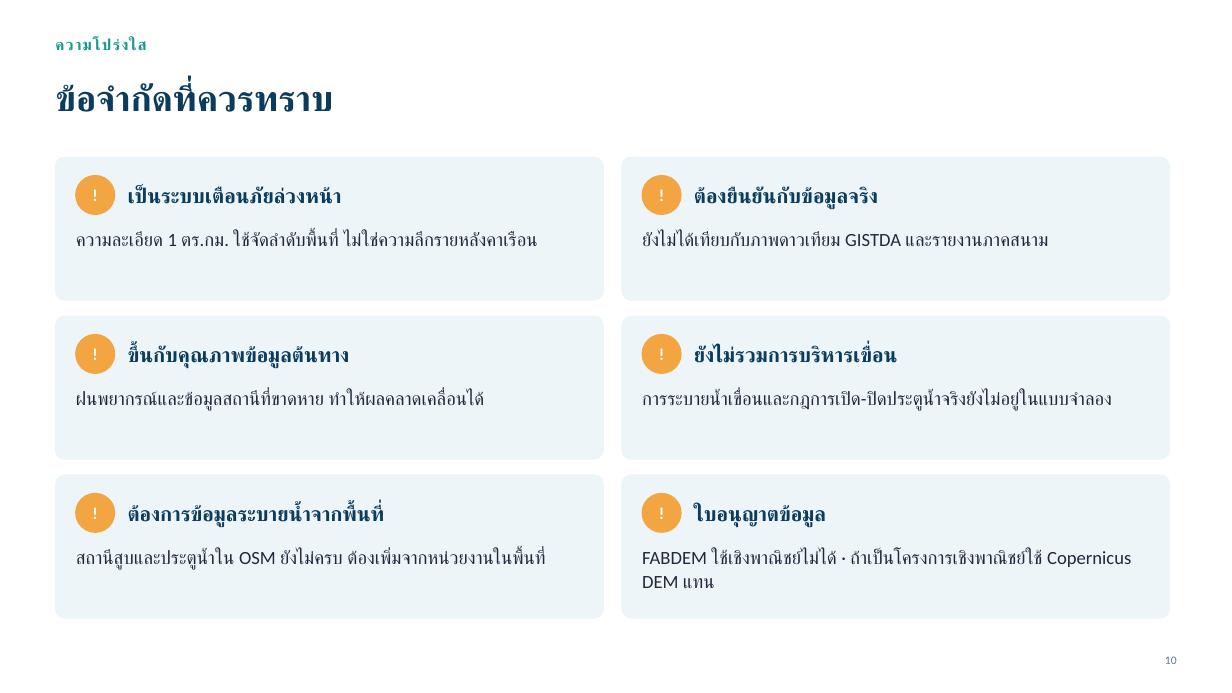
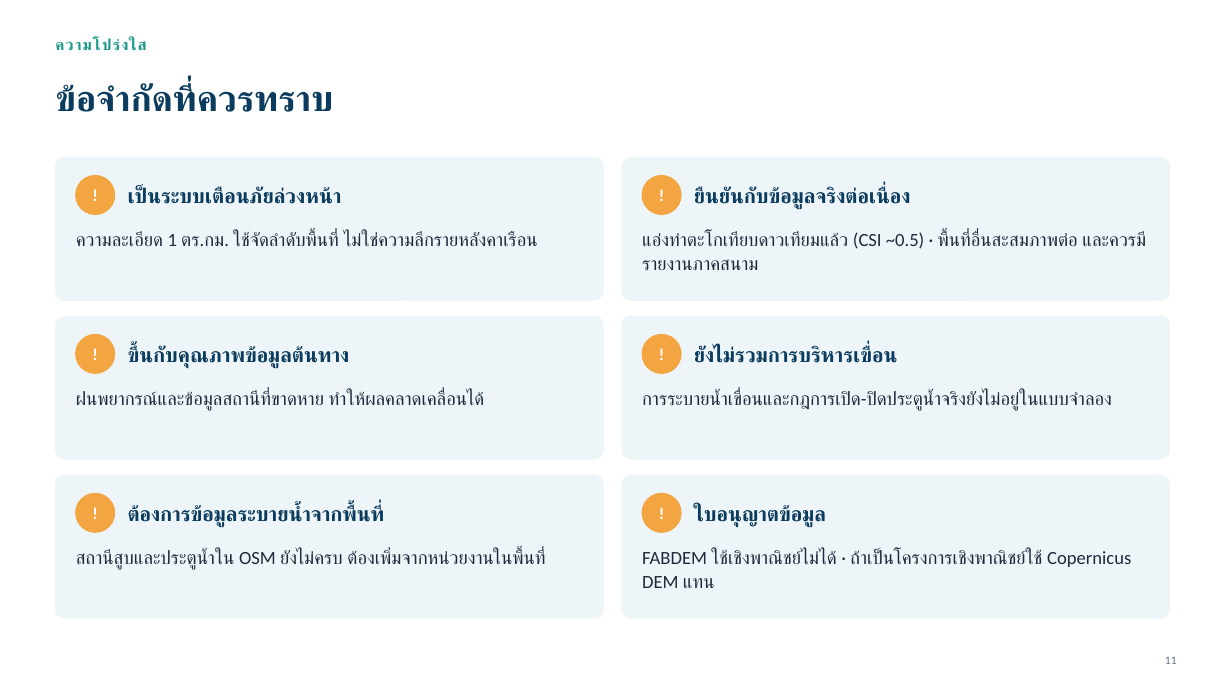
Before and after one commit to att-geo/nakhonsawan-flood, a slide deck: slide 11 of docs/report/NakhonSawanFlood_ลูกค้าและหน่วยงานราชการ.pptx (slide 10 before the commit). Drawn at 1232x693 pixels with LibreOffice and Linux fonts; fonts in the diff are those of the drawing. Boxes give left, top, right and bottom in pixels: in the first picture for what was removed or moved away, otherwise in the second. Text is boxed around its words. In the diff, an @@ line names an element or a change of style, - is before the commit and + after.

```diff
--- a/docs/report/NakhonSawanFlood_ลูกค้าและหน่วยงานราชการ.pptx
+++ b/docs/report/NakhonSawanFlood_ลูกค้าและหน่วยงานราชการ.pptx
@@ text at (694,187,911,209): text changed @@
-ต้องยืนยันกับข้อมูลจริง
+ยืนยันกับข้อมูลจริงต่อเนื่อง
@@ text at (642,232,1146,270): text changed @@
-ยังไม่ได้เทียบกับภาพดาวเทียม GISTDA และรายงานภาคสนาม
+แอ่งท่าตะโกเทียบดาวเทียมแล้ว (CSI ~0.5) · พื้นที่อื่นสะสมภาพต่อ และควรมีรายงานภาคสนาม
@@ page number at (1165,656,1177,664): text changed @@
-10
+11
```
Also in this commit, not shown: 4 other slides changed, 1 slide added, 3 other files.
